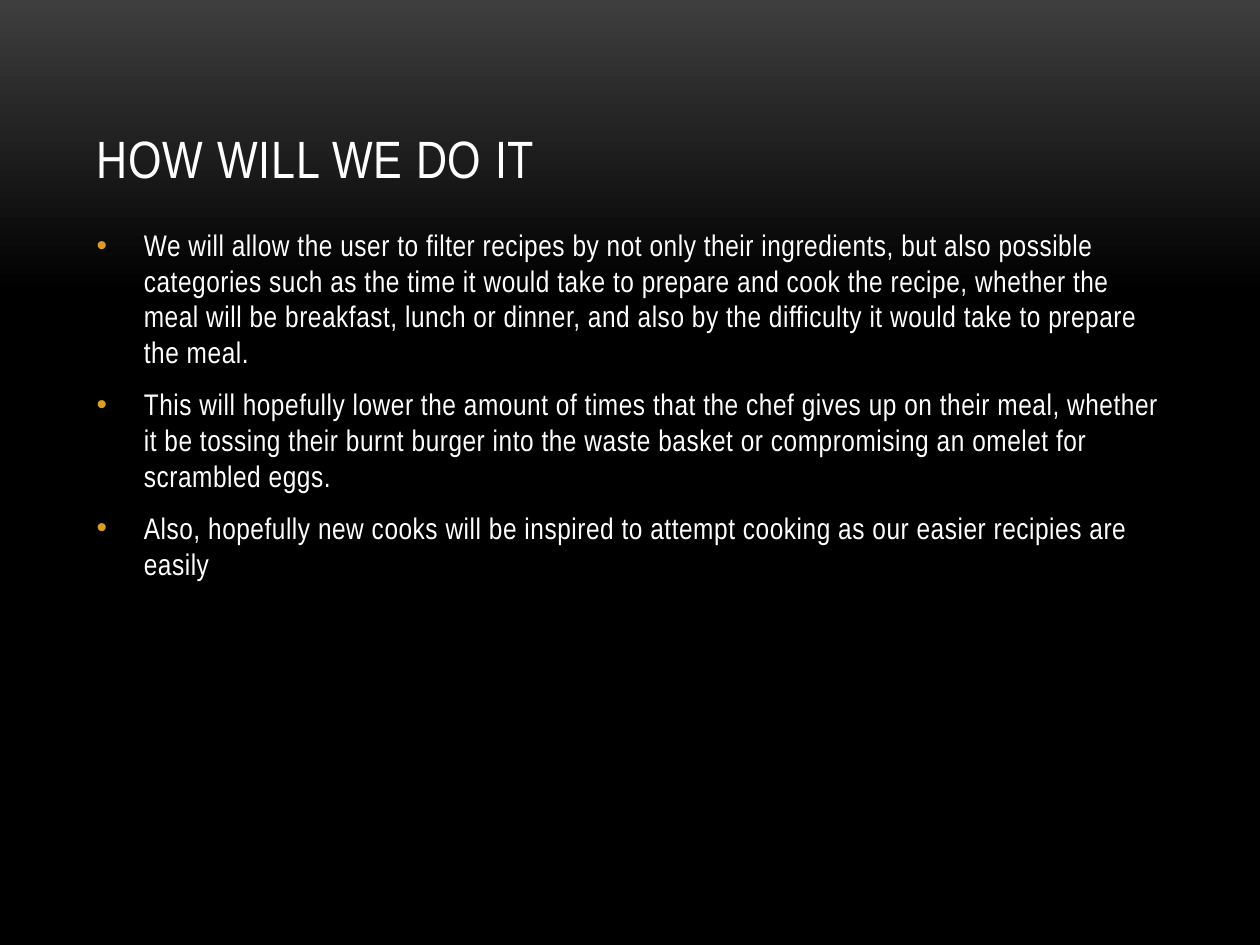
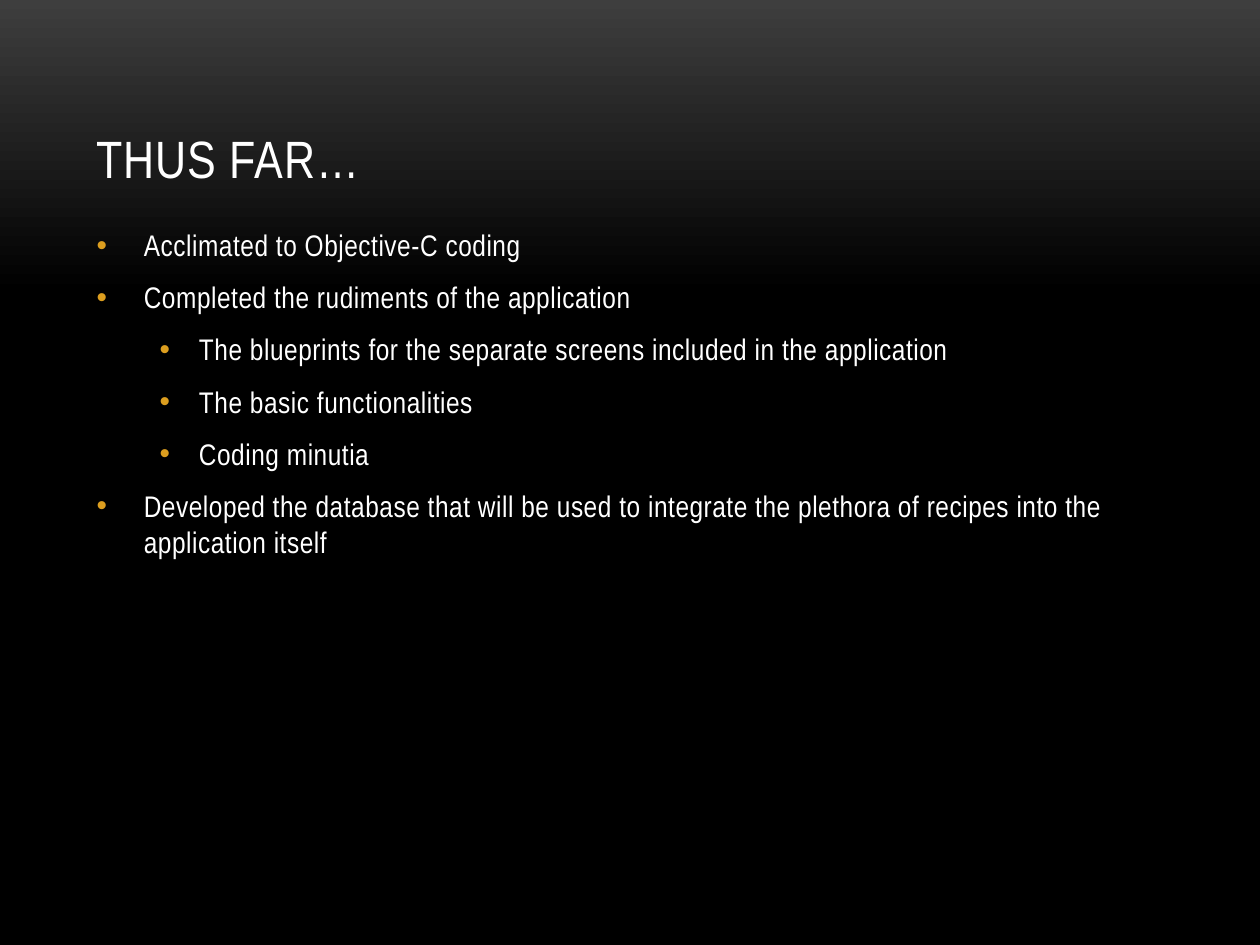
Before and after one commit to mea36/duca2012_group7, a slide deck: slide 4 of pres.pptx (slide 3 before the commit). Drawn at 1260x945 pixels with LibreOffice and Linux fonts; fonts in the diff are those of the drawing; background and template pictures are left out. Boxes give left, top, right and bottom in pixels: in the first picture for what was removed or moved away, otherwise in the second. Text is boxed around its words. In the diff, an @@ line names an element or a change of style, - is before the commit and + after.

Commit message:
new attempt at recipe rambler

```diff
--- a/pres.pptx
+++ b/pres.pptx
@@ title at box(97, 141, 359, 179): text changed @@
-HOW WILL WE DO IT
+THUS FAR…
@@ text at box(144, 234, 1100, 559): text changed @@
-• We will allow the user to filter recipes by not only their ingredients, but also possible categories such as the time it would take to prepare and cook the recipe, whether the meal will be breakfast, lunch or dinner, and also by the difficulty it would take to prepare the meal.
-• This will hopefully lower the amount of times that the chef gives up on their meal, whether it be tossing their burnt burger into the waste basket or compromising an omelet for scrambled eggs.
-• Also, hopefully new cooks will be inspired to attempt cooking as our easier recipies are easily
+• Acclimated to Objective-C coding
+• Completed the rudiments of the application
+  • The blueprints for the separate screens included in the application
+  • The basic functionalities
+  • Coding minutia
+• Developed the database that will be used to integrate the plethora of recipes into the application itself
```
Also in this commit, not shown: 2 other slides changed, 2 slides added, 28 other files.
